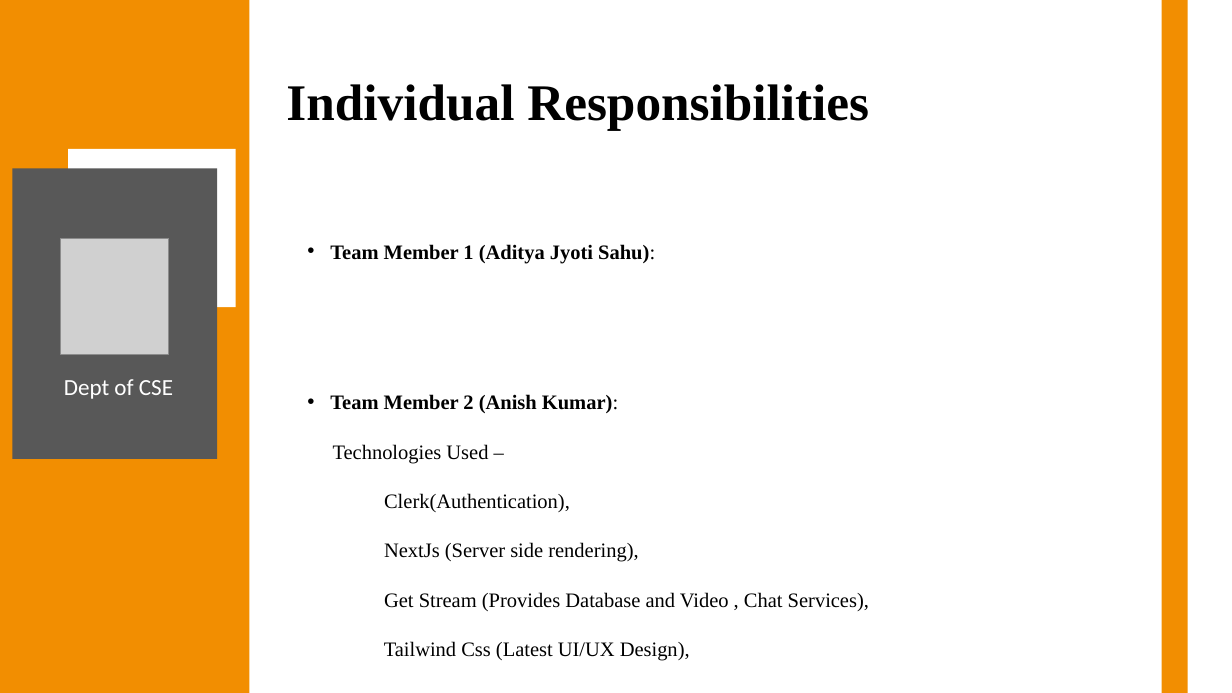
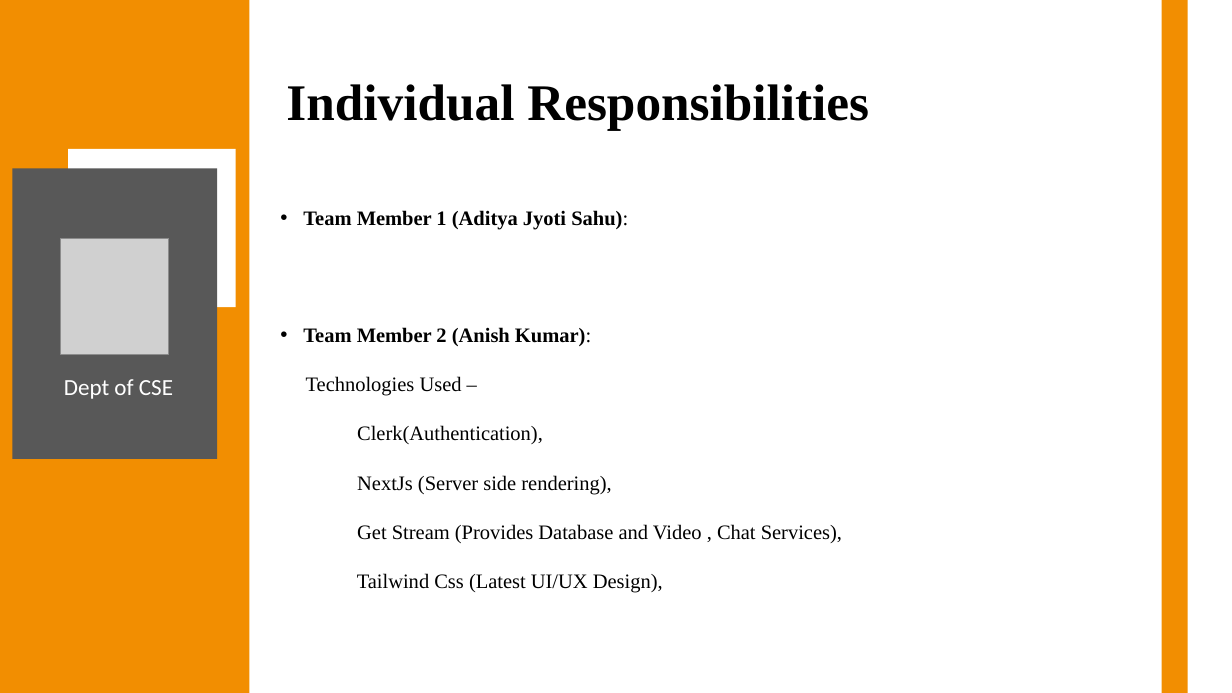
Before and after one commit to Anish202020/7th-Semester, a slide deck: slide 20 of Report & PPT/Project Work/Ppt/Callify Synopsis.pptx (slide 19 before the commit). Drawn at 1232x693 pixels with LibreOffice and Linux fonts; fonts in the diff are those of the drawing; grey boxes stand for pictures. Boxes give left, top, right and bottom in pixels: in the first picture for what was removed or moved away, otherwise in the second. Text is boxed around its words. In the diff, an @@ line names an element or a change of style, - is before the commit and + after.

```diff
--- a/Report & PPT/Project Work/Ppt/Callify Synopsis.pptx
+++ b/Report & PPT/Project Work/Ppt/Callify Synopsis.pptx
@@ text "Team Member 1 (Aditya Jyoti ..." rewrapped from bbox=[330, 244, 869, 661] to bbox=[303, 210, 842, 593] @@
```
Also in this commit, not shown: 12 other slides changed, 1 slide added.
